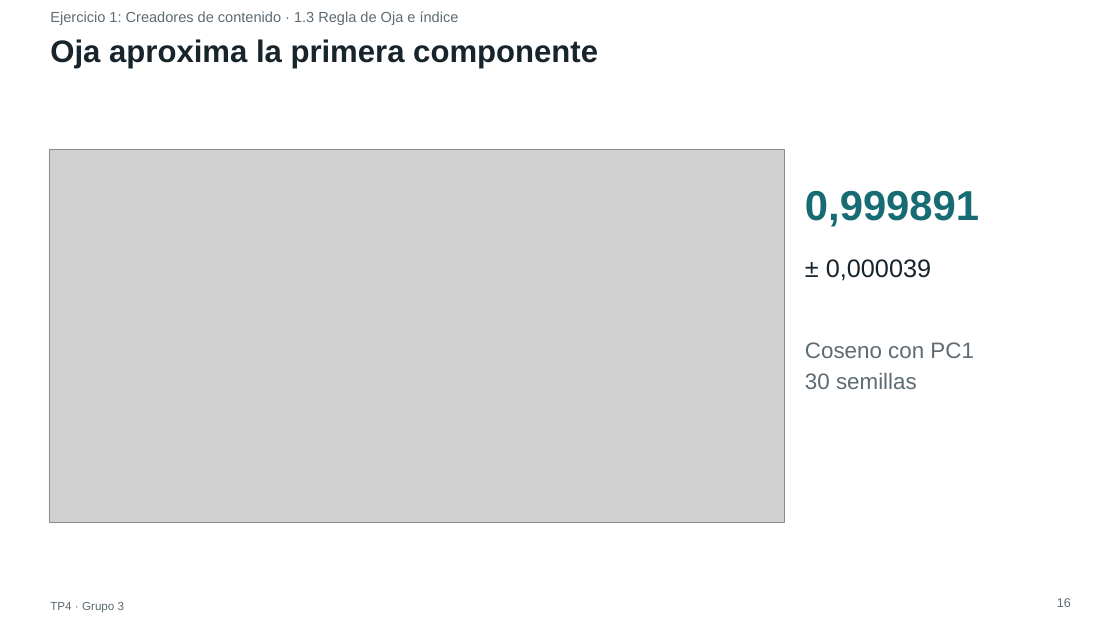
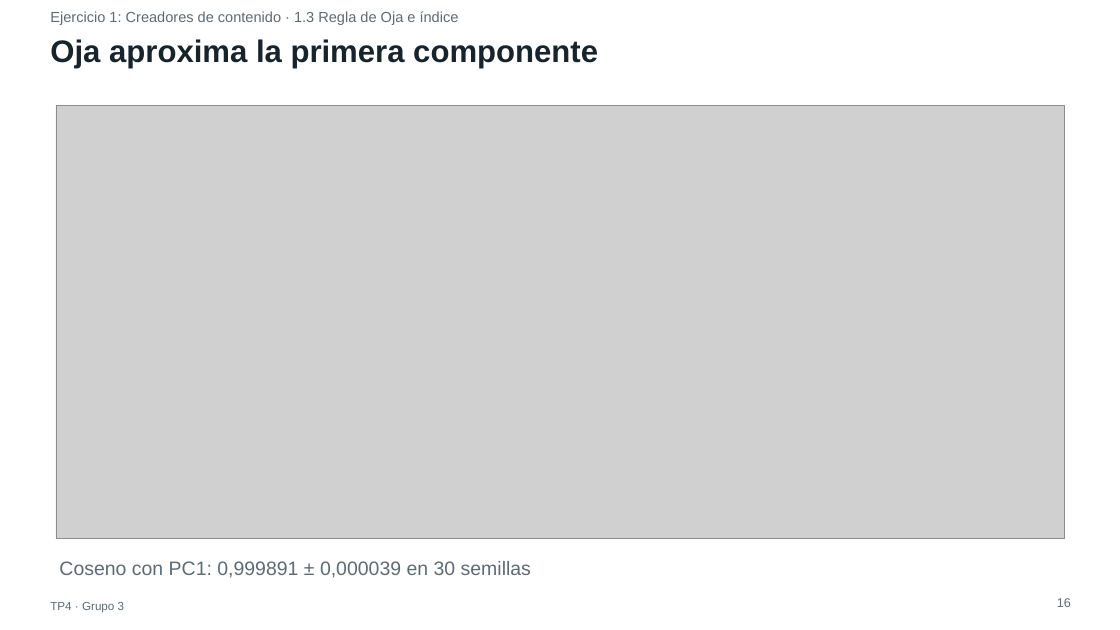
Before and after one commit to ldicandia/SIA-G3, a slide deck: slide 16 of TP4/docs/presentacion/TP4-presentacion.pptx. Drawn at 1120x630 pixels with LibreOffice and Linux fonts; fonts in the diff are those of the drawing; grey boxes stand for pictures. Boxes give left, top, right and bottom in pixels: in the first picture for what was removed or moved away, otherwise in the second. Text is boxed around its words. In the diff, an @@ line names an element or a change of style, - is before the commit and + after.

```diff
--- a/TP4/docs/presentacion/TP4-presentacion.pptx
+++ b/TP4/docs/presentacion/TP4-presentacion.pptx
@@ picture: place and size @@
-picture at (49,150,784,522)
+picture at (56,106,1064,539)
@@ text removed at (826,259,931,281) @@
-± 0,000039
@@ text removed at (805,342,973,389) @@
-Coseno con PC1
-30 semillas
@@ text at (59,561,531,578): text changed; size 43 to 20 pt; text colour #176B72 to #5E6B73; bold off @@
-0,999891
+Coseno con PC1: 0,999891 ± 0,000039 en 30 semillas
```
Also in this commit, not shown: 11 other slides changed, 3 slides added, 2 slides removed, 7 other files.
